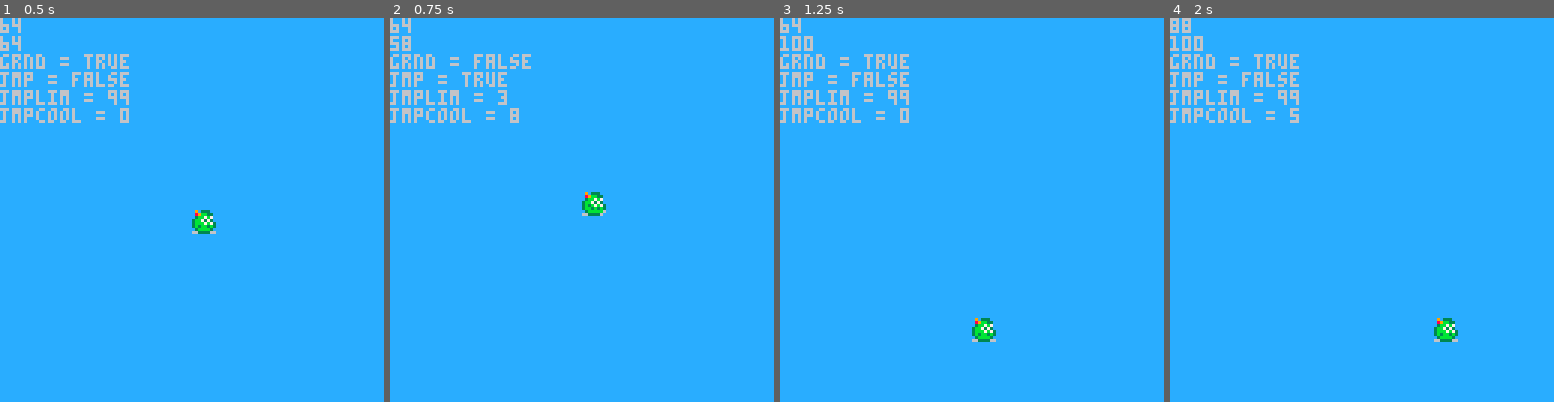
Above: before the commit, frames 1-4 (left to right).
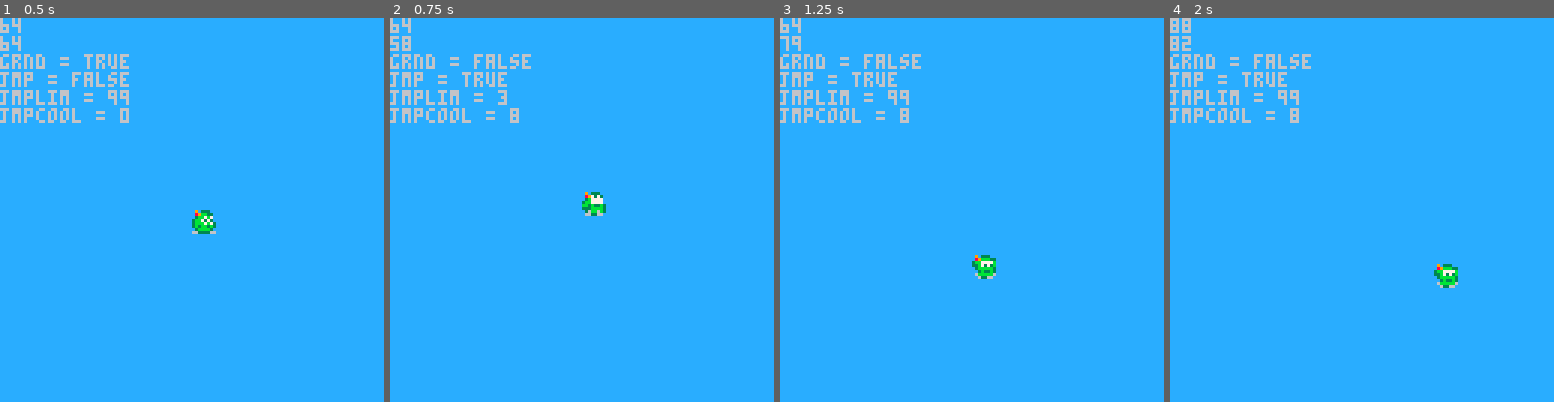
Above: after the commit, the same moments.

Repository: EzDzzIt/GreenGuyGaiden
Game: PICO-8 cartridge ggg.p8
Same seed, same stepped clock (60 frames per second), same inputs: the game is played once before the commit and once after it.
Inputs:
- Up to frame 1 (0.5 s): tap X (X key) at 0.33 s
- Up to frame 2 (0.75 s): tap O (Z key) at 0.7 s
- Up to frame 3 (1.25 s): tap X (X key) at 1.07 s
- Up to frame 4 (2 s): hold Right from 1.6 s (still down); tap O (Z key) at 1.7 s; tap X (X key) at 1.85 s

Frame 1 is identical in both runs. In frame 2, 0.1% of the frame differs, in the area x 50-57%, y 46-52%; in frame 3, 1.1%, in the area x 0-57%, y 4-85%; in frame 4, 1.1%.

Commit message:
Updated animations, gfx, added a jump sound

Diff:
--- a/ggg.p8
+++ b/ggg.p8
@@ -5,29 +5,19 @@
 
 function _init()
 	cls(0)
+--define player data
 	player_x, player_y, xsp, ysp = 64,64,0,0
 	player_spr, player_dir = 1, false
 	jmp = false
 --cooldown set, height set, starting cd
 	jmpclim, jmplim, jmpcool = 8, 0, 0
-
+--special character states to check
 	grnd, dead = true,false
-	--counter
+--counter
 	t = 0
 end
 
-function _draw()
-	cls(12)
-	spr(player_spr,player_x,player_y,1,1,player_dir)
-	--debug vars
-	debug()
-
-end
-
 function _update60()
-	move_player()
-	animate_player()
-
 	--you fell into a pit
 	if player_y >= 128 then
 		dead = true
@@ -39,15 +29,26 @@
 		grnd = true
 	end
 
+	move_player()
+	animate_player()
+
 
 	--t is my counter, dude
 	t = t + 1
 	if (t == 60) then
 		t = 0
 	end
+
+function _draw()
+	cls(12)
+	spr(player_spr,player_x,player_y,1,1,player_dir)
+	--debug vars
+	debug()
+end
+
 end
 -->8
---player movement and animation
+--player movement and input
 function move_player()
 
 	if btn(1) then --➡️ wins!
@@ -60,13 +61,6 @@
 	else
 			xsp = 0
 	end
-
---sprinting?
---	if btn(5) and xsp > 0 then
---		xsp = 2
---	elseif btn(5) and xsp < 0 then
---		xsp = -2
---	end
 
 --check direction/flip of sprite
 	if xsp > 0 then
@@ -83,7 +77,7 @@
 	ysp = 0
 else
 	--accel limit?
-	if t%2 == 0 then
+	if t%5 == 0 then
 		if ysp < 5 then
 			ysp = ysp + 1
 		end
@@ -100,6 +94,7 @@
 if(btn(4)) and grnd and jmpcool == 0 then
 	if jmp == false then
 		jmpcool = jmpclim
+		sound()
 	end
 	ysp = -2
 	jmp = true
@@ -109,7 +104,7 @@
 --holding down the jmp button in air
 if jmp and btn(4) and jmplim < 10 then
 	ysp = -2
-	jmplim = jmplim + 1
+	jmplim += 1
 else
 --no double jumping
 	jmplim = 99
@@ -124,12 +119,12 @@
 function animate_player()
 --animation state machine:
 --state 0: idle
-	if xsp == 0 and ysp == 0 then
+	if xsp == 0 and ysp == 0 and jmpcool == 0 then
 		player_spr = 1
 --state 1: walking on flat grnd
-	elseif xsp != 0 and grnd then
+	elseif xsp != 0 and grnd and jmpcool == 0 then
 	--ani speed
-		if t%10 == 0 then
+		if t%8 == 0 then
 			player_spr += 1
 			--clamp animation
 			if player_spr > 3 then
@@ -138,10 +133,13 @@
 		end
 --state 2: jmping up
 	elseif jmp and ysp < 0 then
-		player_spr = 2
+		player_spr = 4
 --state 3: falling
 	elseif jmp and ysp > 0 then
-		player_spr = 3
+		player_spr = 5
+--state 4: jmp recovery
+	elseif grnd and jmpcool > 0 then
+		player_spr = 6
 	end
 end
 -->8
@@ -154,18 +152,20 @@
 	print("jmplim = " ..tostr(jmplim))
 	print("jmpcool = " ..tostr(jmpcool))
 end
+-->8
+--soundfx
+function sound()
+	sfx(0)
+end
 __gfx__
-00000000c9c333ccc9c333ccc9c333ccc9c333ccc9c333ccc9c333ccffccccffcccccccc55555555000000000000000000000000000000000000000000000000
-06000060c89bb33cc89bb33cc89bb33cc89bb33cc89bb33cc89bb33cfccccfffcccccccc05050500000000000000000000000000000000000000000000000000
-00700700c3bb7b7cc3bb7b7cc3bb7b7cc3bb7b7cc3bb7b7cc3bb7b7cccccffffcccccccc5c5c5ff5000000000000000000000000000000000000000000000000
-600770063bb7373c3bb7373c3bb7373c3bb7373c3bb7373c3bb7373ccccfffffcccccccccccfffff000000000000000000000000000000000000000000000000
-060770603bbb7b733b3b7b733bbb7b733bbb7b733bbb7b733bbb7b73ccfffffcccccccccccfffffc000000000000000000000000000000000000000000000000
-007007003b3bb3b33bb3b3b33b3bb3b33b3bb3b33b3bb3b33b3bb3b3cfffffcccccccccccfffffcc000000000000000000000000000000000000000000000000
-00000000c3bbbb3cc3bbbbb6c3bbbb3cc3bbbb3cc3bbbb3cc3bbbb3cfffffcccccccccccfffffccc000000000000000000000000000000000000000000000000
-00000000663333666633336cc6633366663333666633336666333366ffffccccccccccccffffcccc000000000000000000000000000000000000000000000000
-__gff__
-0000000000000001000000000000000000000000000000000000000000000000000000000000000000000000000000000000000000000000000000000000000000000000000000000000000000000000000000000000000000000000000000000000000000000000000000000000000000000000000000000000000000000000
-0000000000000000000000000000000000000000000000000000000000000000000000000000000000000000000000000000000000000000000000000000000000000000000000000000000000000000000000000000000000000000000000000000000000000000000000000000000000000000000000000000000000000000
+00000000c9c333ccc9c333ccc9c333ccc9c333ccc9c333ccccccccccffccccffcccccccc55555555000000000000000000000000000000000000000000000000
+06000060c89bb33cc89bb33cc89bb33cc897373cc89bbb33c9c333ccfccccfffcccccccc05050500000000000000000000000000000000000000000000000000
+00700700c3bb7b7cc3bb7b7cc3bb7b7cc3b7777c3bb7777bc89bb3ccccccffffcccccccc5c5c5ff5000000000000000000000000000000000000000000000000
+600770063bb7373c3bb7373c3bb7373c3bb7777c33b7373bc3b7773ccccfffffcccccccccccfffff000000000000000000000000000000000000000000000000
+060770603bbb7b733b3b7b7b3b3b7b73bb3b33b3c3bbbbb33bb7377cccfffffcccccccccccfffffc000000000000000000000000000000000000000000000000
+007007003b3bb3b33bb3b3b33bb3b3b3333bbbb3cc3b33b33bbbbbb3cfffffcccccccccccfffffcc000000000000000000000000000000000000000000000000
+00000000c3bbbb3cc33bbbb6633bbbbcc36bb6b3c6bbbbb63b3bb3b3fffffcccccccccccfffffccc000000000000000000000000000000000000000000000000
+0000000066333366c663336cc633336cc663366ccc63366cc36bb63cffffccccccccccccffffcccc000000000000000000000000000000000000000000000000
 __map__
 0808080808080808080808080808080800000000000000000000000000000000000000000000000000000000000000000000000000000000000000000000000000000000000000000000000000000000000000000000000000000000000000000000000000000000000000000000000000000000000000000000000000000000
 0808080808080808080808080808080800000000000000000000000000000000000000000000000000000000000000000000000000000000000000000000000000000000000000000000000000000000000000000000000000000000000000000000000000000000000000000000000000000000000000000000000000000000
Not shown, changed: the sound effects (__sfx__) section of ggg.p8
